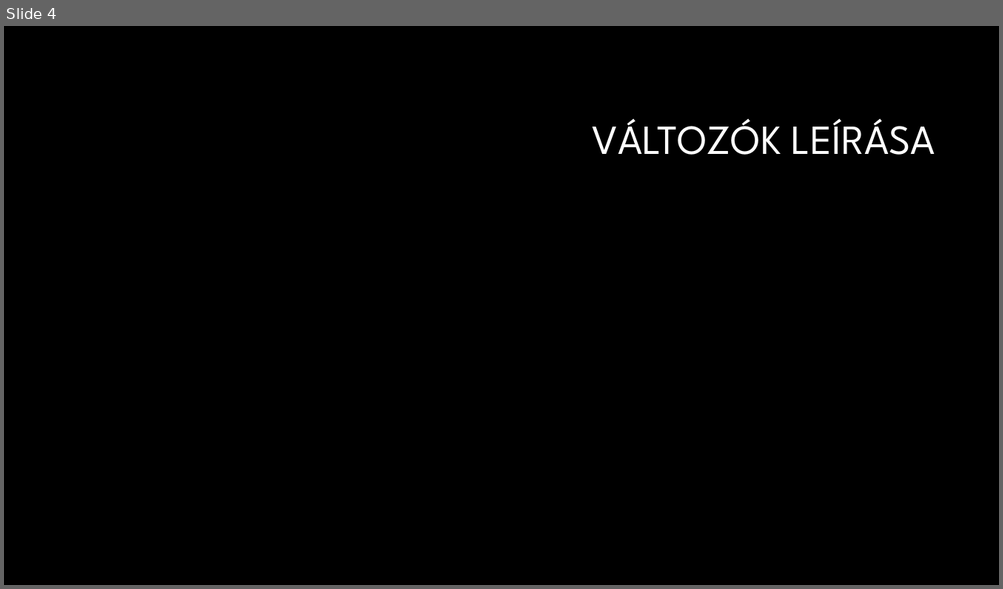
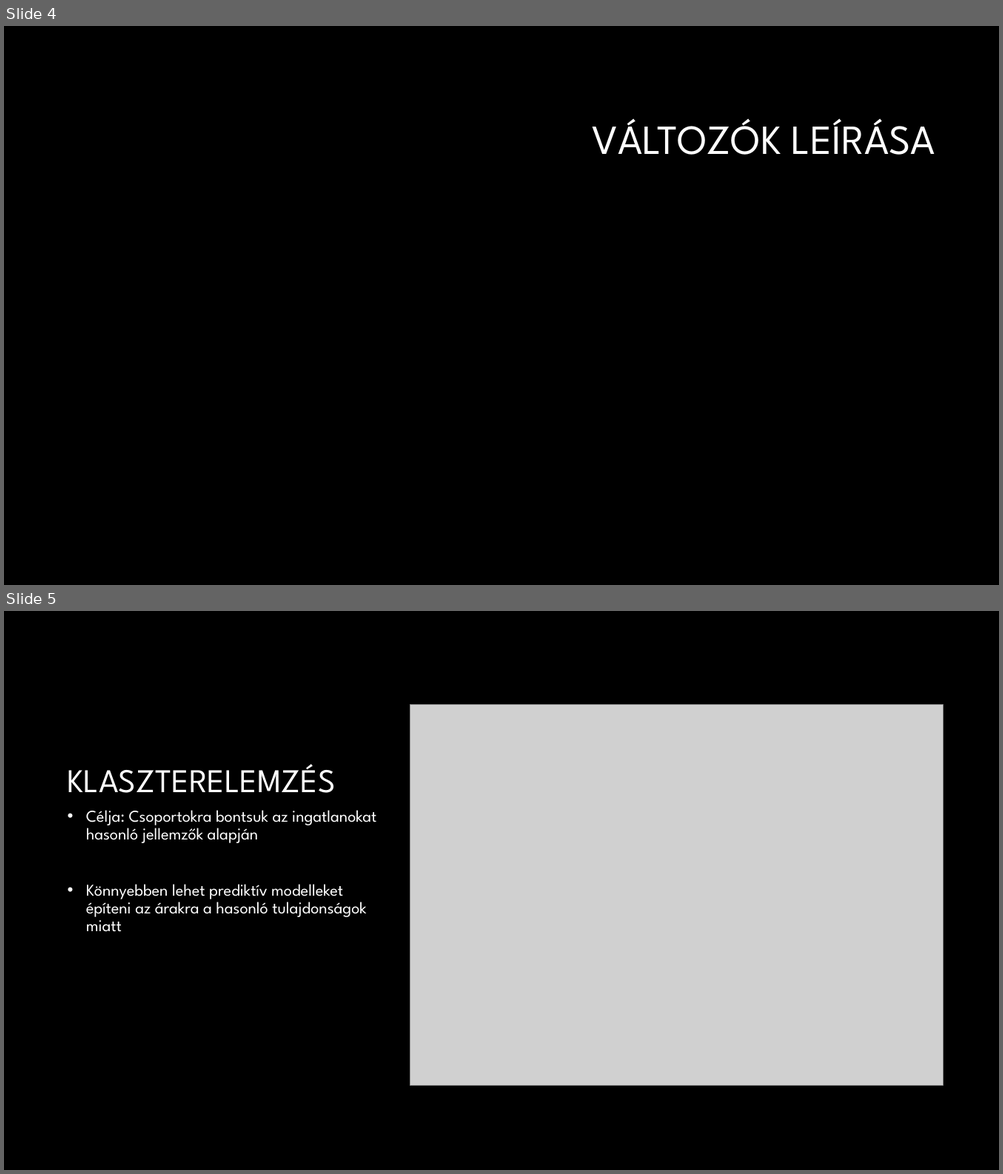
Before and after one commit to DLeves/TobbvaltPet, a slide deck: Prezi.pptx. Shown one above the other, each under a label of ours: slide 4 before the commit, slides 4 and 5 after it. The pictures are 1003x589 and 1003x1174 pixels, drawn with LibreOffice and Linux fonts; fonts in the diff are those of the drawing; grey boxes stand for pictures; background and template pictures are left out. Boxes give left, top, right and bottom in pixels: in the first picture for what was removed or moved away, otherwise in the second. Text is boxed around its words. In the diff, an @@ line names an element or a change of style, - is before the commit and + after.

```diff
--- a/Prezi.pptx
+++ b/Prezi.pptx
@@ slide 5 added at [4, 611, 999, 1170], background #000000 @@
@@ picture added at [410, 704, 943, 1085] @@
@@ title added at [68, 764, 336, 793], 32 pt, text #FFFFFF @@
+KLASZTERELEMZÉS
@@ text added at [86, 810, 376, 932], 16 pt, text #FFFFFF @@
+• Célja: Csoportokra bontsuk az ingatlanokat hasonló jellemzők alapján
+• Könnyebben lehet prediktív modelleket építeni az árakra a hasonló tulajdonságok miatt
```
Also in this commit, not shown: 3 slides changed, 4 other slides added, 2 slides removed.
